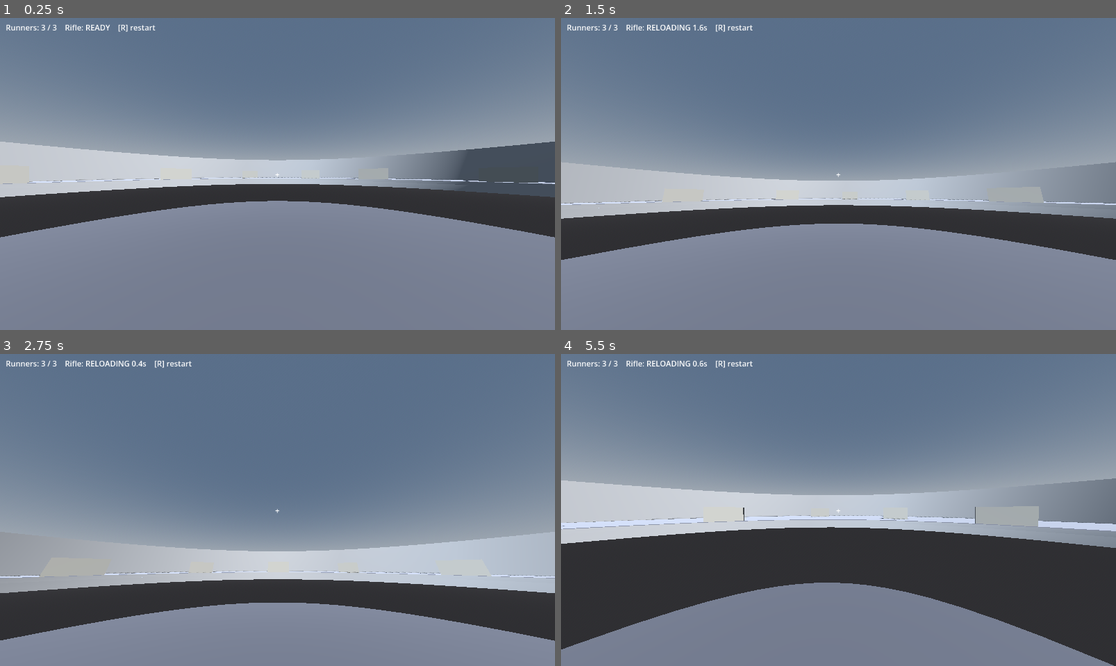
Above: before the commit, frames 1-4 (two rows, left to right).
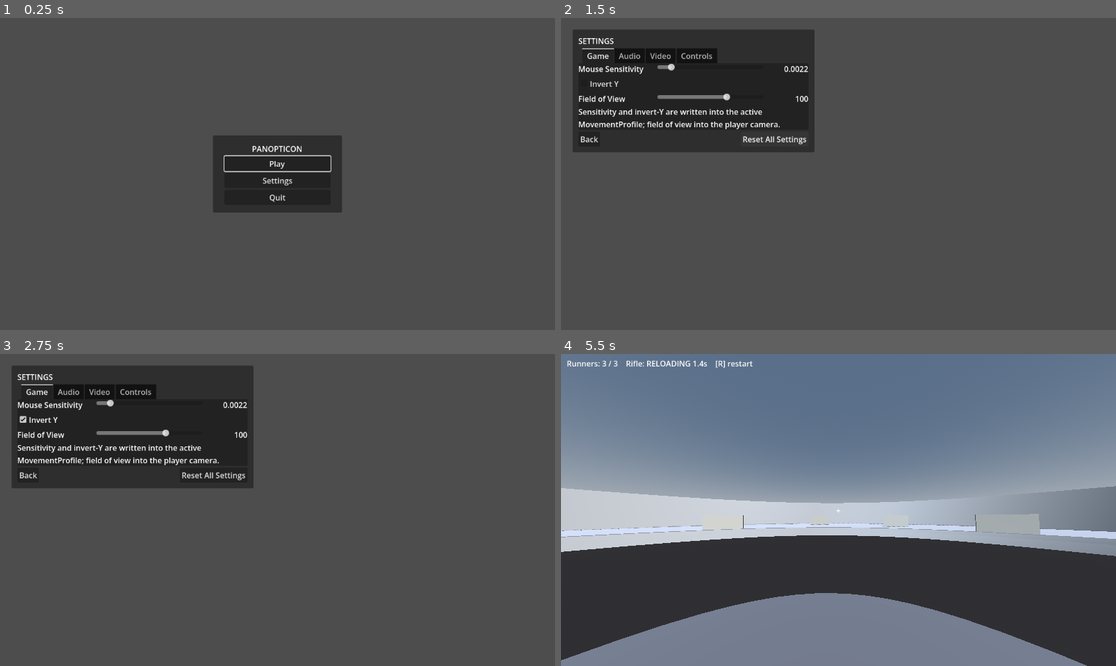
Above: after the commit, the same moments.

Repository: neotechnites/panopticon
Game: Godot game, scene res://scenes/ui/main_menu.tscn
Two runs of this game, one before a commit and one after it. Both use one fixed random seed, a clock stepped at 60 frames per second and the inputs below. Before the commit the project starts from res://scenes/match/match.tscn.
Inputs (mouse positions are in pixels of both pictures, inside the frame that each line leads up to):
- Up to frame 1 (0.25 s): no input
- Up to frame 2 (1.5 s): click (838, 180) at 0.5 s, where only the run after the commit has a clickable "Settings"; click (771, 139) at 1.25 s, where only the run after the commit has a clickable "Reset All Settings"
- Up to frame 3 (2.75 s): click (133, 419) at 2 s, where only the run after the commit has a clickable "Invert Y"
- Up to frame 4 (5.5 s): click (588, 475) at 2.75 s, where only the run after the commit has a clickable "Back"; click (838, 500) at 3.5 s, where only the run after the commit has a clickable "Play"; tap Enter at 4.25 s; move the mouse to (866, 510) at 4.27 s; hold W (move_forward) from 4.28 s (still down); click (866, 510) at 4.35 s; tap Space (jump) at 4.52, 5.27 s; move the mouse to (810, 510) at 5.02 s; tap Shift (sprint) at 5.1 s; click (810, 510) at 5.17 s

The runs differ from the first frame. In frame 1, 96% of the frame differs, in the area x 0-100%, y 0-100%; in frame 2, 99%; in frame 3, 99%; in frame 4, 11%.

Commit message:
Main menu, return-to-menu, and the audio buses the sliders were missing
Play / Settings / Quit, plain default-themed controls, no art. The menu builds the same
SettingsScreen class the pause menu builds rather than loading a copy, so the two cannot
drift apart.

The project shipped only a Master bus, so the Effects and Music sliders persisted and
drove nothing — the settings screen admitted as much on screen. Adding a bus layout is
configuration, not audio content. Godot resolves res://default_bus_layout.tres as an
engine default, so no project.godot entry was needed; the file at that exact path is
enough, and the harness confirms three buses at startup. The stale on-screen caveat now
hides itself, but the check behind it stays, so a deleted layout still reports itself.

Scene references at both ends are string paths rather than PackedScene exports. A
PackedScene at either end would close the resource graph into a cycle: menu -> match ->
pause menu -> menu.

Returning to the menu from a paused match unpauses the tree and restores the cursor
BEFORE changing scene. That ordering is the entire defence against arriving at a frozen
menu with no cursor.

Verification honesty worth keeping: Input.mouse_mode is a no-op under the headless driver
and reads back VISIBLE whatever is written, so a runtime assertion on it proves nothing.
The check therefore asserts the ORDERING against the source of return_to_main_menu()
instead, and says so rather than claiming a pass it did not earn. Still deserves one
manual pass in a real window before ship.

Main scene is now the menu.

Co-Authored-By: Claude Opus 5 (1M context) <noreply@anthropic.com>
Claude-Session: https://claude.ai/code/session_01XQcaRV7xNKbCLiSVFznt6T

Diff:
--- /dev/null
+++ b/default_bus_layout.tres
@@ -0,0 +1,35 @@
+[gd_resource type="AudioBusLayout" format=3]
+
+; PANOPTICON's audio buses.
+;
+; Picked up automatically: "audio/buses/default_bus_layout" already defaults to
+; res://default_bus_layout.tres, so this file needs no project.godot entry. The
+; engine loads it before the first scene, which is why GameSettings can resolve
+; the buses by name at apply time and find them there.
+;
+; Master is written out explicitly even though the engine would default it,
+; because a bus layout is read by people as configuration and a file that lists
+; two of three buses reads like a mistake.
+;
+; Effects and Music both send to Master, so the Master slider scales the other
+; two rather than competing with them.
+
+[resource]
+bus/0/name = &"Master"
+bus/0/solo = false
+bus/0/mute = false
+bus/0/bypass_fx = false
+bus/0/volume_db = 0.0
+bus/0/send = &"Master"
+bus/1/name = &"Effects"
+bus/1/solo = false
+bus/1/mute = false
+bus/1/bypass_fx = false
+bus/1/volume_db = 0.0
+bus/1/send = &"Master"
+bus/2/name = &"Music"
+bus/2/solo = false
+bus/2/mute = false
+bus/2/bypass_fx = false
+bus/2/volume_db = 0.0
+bus/2/send = &"Master"
--- a/project.godot
+++ b/project.godot
@@ -12,7 +12,7 @@
 
 config/name="Panopticon"
 config/description="A 3D first-person asymmetrical multiplayer game. One player occupies the tower at the centre; the others run the ring."
-run/main_scene="res://scenes/match/match.tscn"
+run/main_scene="res://scenes/ui/main_menu.tscn"
 config/features=PackedStringArray("4.7", "GL Compatibility")
 config/icon="res://icon.svg"
 
--- /dev/null
+++ b/scenes/ui/main_menu.tscn
@@ -0,0 +1,20 @@
+[gd_scene load_steps=4 format=3]
+
+[ext_resource type="Script" path="res://scripts/ui/main_menu.gd" id="1_main_menu"]
+[ext_resource type="Script" path="res://scripts/ui/settings_boot.gd" id="2_settings_boot"]
+[ext_resource type="Resource" path="res://scenes/player/default_movement_profile.tres" id="3_movement_profile"]
+
+[node name="MainMenu" type="Control"]
+process_mode = 3
+anchors_preset = 15
+anchor_right = 1.0
+anchor_bottom = 1.0
+grow_horizontal = 2
+grow_vertical = 2
+editor_description = "The game's entry point: run/main_scene points here. Play, Settings and Quit, in default-themed controls built by scripts/ui/main_menu.gd -- there is deliberately nothing laid out in this file, so restyling is a code change in one place rather than a scene diff. The settings screen is the SAME SettingsScreen class the pause menu builds, not a second copy of the UI. Neither the match nor the pause menu is referenced as a PackedScene here: they are named by path and loaded on demand, because main menu -> match -> pause menu -> main menu would otherwise be a cycle in the resource graph."
+script = ExtResource("1_main_menu")
+
+[node name="SettingsBoot" type="Node" parent="."]
+editor_description = "Applies the saved settings before the player has pressed anything, which is the only place it CAN happen: the match's own player does not exist yet when its sensitivity is chosen. movement_profile is the same default_movement_profile.tres instance scenes/player/player.tscn exports -- Godot hands back one cached object per resource path and this one is not local_to_scene -- so a sensitivity change made in this menu is already written into the profile the body reads the moment the match loads. camera is deliberately unset: there is no camera in a menu, and the match's own PauseMenu carries the field-of-view across for the same reason."
+script = ExtResource("2_settings_boot")
+movement_profile = ExtResource("3_movement_profile")
--- a/scripts/ui/game_settings.gd
+++ b/scripts/ui/game_settings.gd
@@ -55,10 +55,11 @@
 
 # --- Bus names ----------------------------------------------------------------
 #
-# Resolved by name at apply time and skipped when absent, because the project
-# currently ships no bus layout at all and therefore has only Master. Adding
-# Effects and Music later is a change to the bus layout and nothing else -- no
-# code here moves.
+# res://default_bus_layout.tres defines all three: Master, with Effects and Music
+# routed into it. They are still resolved by name at apply time and skipped when
+# absent, so this code is correct against a project that has lost or not yet
+# added the layout -- adding or removing a bus is a change to that file and
+# nothing else.
 
 const MASTER_BUS: StringName = &"Master"
 const EFFECTS_BUS: StringName = &"Effects"
--- /dev/null
+++ b/scripts/ui/main_menu.gd
@@ -0,0 +1,175 @@
+class_name MainMenu
+extends Control
+
+## The game's entry point: Play, Settings, Quit.
+##
+## Built in code, in plain default-themed controls, for the same reason
+## [SettingsScreen] is: the project is a greybox with no art direction, and a
+## [code].tscn[/code] full of hand-placed [Button]s is a diff nobody can read.
+## When there is a visual identity, this file is where the theme goes -- or it
+## is replaced wholesale by a designed scene calling the same three methods.
+##
+## [b]It reuses the settings screen, it does not have one of its own.[/b]
+## [method _build] constructs a [SettingsScreen], exactly as [PauseMenu] does,
+## so the screen the player sees from the menu and the screen they see mid-match
+## are the same class talking to the same [SettingsStore]. Loading
+## [code]scenes/ui/settings_screen.tscn[/code] here instead would work today and
+## drift tomorrow.
+##
+## [b]Scenes are named by path, never by [PackedScene].[/b] The menu starts the
+## match and [PauseMenu] comes back to the menu, so exporting a [PackedScene] at
+## either end would put [code]main_menu.tscn -> match.tscn -> pause_menu.tscn ->
+## main_menu.tscn[/code] in the resource graph -- a load-time cycle. A [String]
+## path resolved by [method SceneTree.change_scene_to_file] has no such edge.
+##
+## [b]It runs while paused.[/b] [member Node.process_mode] is
+## [constant Node.PROCESS_MODE_ALWAYS]. Nothing here should ever be loaded into
+## a paused tree -- [method PauseMenu.return_to_main_menu] unpauses first -- but
+## a menu whose buttons are dead is indistinguishable from a hung game, and this
+## is one line.
+
+## Emitted immediately before the match scene is requested.
+signal play_requested()
+
+## Emitted when the player chooses Quit, immediately before the tree quits, for
+## anything that must flush first.
+signal quit_requested()
+
+## The scene [method play] switches to. A path rather than a [PackedScene]; see
+## the note on cycles above.
+@export_file("*.tscn") var match_scene_path: String = "res://scenes/match/match.tscn"
+
+## The action that backs out of the settings screen. Matches
+## [member PauseMenu.toggle_action] so Escape means the same thing in both.
+@export var back_action: StringName = &"ui_cancel"
+
+var _store: SettingsStore = null
+var _main_panel: PanelContainer = null
+var _settings_screen: SettingsScreen = null
+var _play_button: Button = null
+
+
+func _ready() -> void:
+	process_mode = Node.PROCESS_MODE_ALWAYS
+	set_anchors_preset(Control.PRESET_FULL_RECT)
+	mouse_filter = Control.MOUSE_FILTER_STOP
+	_store = SettingsStore.instance()
+	# A menu always wants a cursor. Coming back from a match the mouse has
+	# already been released by PauseMenu, but a menu that depends on the scene
+	# before it having been polite is a menu that one day opens with no pointer.
+	Input.mouse_mode = Input.MOUSE_MODE_VISIBLE
+	_build()
+	_show_main()
+
+
+func _input(event: InputEvent) -> void:
+	if not event.is_action_pressed(back_action):
+		return
+	# A rebind in flight owns every key, Escape included.
+	if _settings_screen.is_capturing_input():
+		return
+	if not _settings_screen.visible:
+		return
+	get_viewport().set_input_as_handled()
+	_close_settings()
+
+
+# --- Actions ------------------------------------------------------------------
+
+## Write the settings file and switch to the match.
+##
+## The settings are saved first so the values the player just chose are on disk
+## before a scene change; the in-process [SettingsStore] is a static singleton
+## and survives the change either way, but a crash during the match must not
+## cost the player their sensitivity.
+func play() -> void:
+	_settings_screen.visible = false
+	_store.save_to_disk()
+	play_requested.emit()
+	var error: Error = get_tree().change_scene_to_file(match_scene_path)
+	if error != OK:
+		push_error("MainMenu could not load %s: %s" % [match_scene_path, error_string(error)])
+
+
+## Show the settings screen.
+func open_settings() -> void:
+	_main_panel.visible = false
+	_settings_screen.refresh()
+	_settings_screen.visible = true
+
+
+## Write the settings file and exit.
+func quit() -> void:
+	quit_requested.emit()
+	_store.save_to_disk()
+	get_tree().quit()
+
+
+## True while the settings screen is up.
+func is_showing_settings() -> bool:
+	return _settings_screen.visible
+
+
+# --- Construction -------------------------------------------------------------
+
+func _build() -> void:
+	_main_panel = PanelContainer.new()
+	_main_panel.name = "MainPanel"
+	_main_panel.set_anchors_preset(Control.PRESET_CENTER)
+	_main_panel.grow_horizontal = Control.GROW_DIRECTION_BOTH
+	_main_panel.grow_vertical = Control.GROW_DIRECTION_BOTH
+	add_child(_main_panel)
+
+	var margin: MarginContainer = MarginContainer.new()
+	margin.add_theme_constant_override(&"margin_left", 24)
+	margin.add_theme_constant_override(&"margin_right", 24)
+	margin.add_theme_constant_override(&"margin_top", 16)
+	margin.add_theme_constant_override(&"margin_bottom", 16)
+	_main_panel.add_child(margin)
+
+	var column: VBoxContainer = VBoxContainer.new()
+	margin.add_child(column)
+
+	var title: Label = Label.new()
+	title.text = "PANOPTICON"
+	title.horizontal_alignment = HORIZONTAL_ALIGNMENT_CENTER
+	column.add_child(title)
+
+	_play_button = _add_button(column, "Play", play)
+	_add_button(column, "Settings", open_settings)
+	_add_button(column, "Quit", quit)
+
+	_settings_screen = SettingsScreen.new()
+	_settings_screen.name = "SettingsScreen"
+	_settings_screen.visible = false
+	_settings_screen.closed.connect(_close_settings)
+	add_child(_settings_screen)
+
+
+func _add_button(parent: Container, text: String, handler: Callable) -> Button:
+	var button: Button = Button.new()
+	button.name = text
+	button.text = text
+	button.custom_minimum_size = Vector2(220.0, 0.0)
+	button.pressed.connect(handler)
+	parent.add_child(button)
+	return button
+
+
+# --- Navigation ---------------------------------------------------------------
+
+func _show_main() -> void:
+	_settings_screen.visible = false
+	_main_panel.visible = true
+	if _play_button != null:
+		_play_button.grab_focus()
+
+
+## Called both by the screen's Back button (which has already saved) and by
+## Escape (which has not), so it saves defensively.
+func _close_settings() -> void:
+	if not _settings_screen.visible:
+		return
+	_settings_screen.visible = false
+	_store.save_to_disk()
+	_show_main()
--- a/scripts/ui/pause_menu.gd
+++ b/scripts/ui/pause_menu.gd
@@ -21,6 +21,17 @@
 ## one, and a match that had the mouse captured gets it captured again --
 ## without this file knowing which case it is in.
 ##
+## [b]Leaving for the menu is a teardown, not a scene change.[/b]
+## [method return_to_main_menu] unpauses the tree and frees the mouse
+## [i]before[/i] asking for the new scene. Both matter and both are easy to
+## forget: a scene loaded into a paused tree arrives with every node's
+## [member Node.process_mode] inherited from a paused root and its buttons dead,
+## and a mouse left in [constant Input.MOUSE_MODE_CAPTURED] leaves the player
+## with no cursor to click them with. Together they are the classic frozen menu.
+## The match itself is freed by [method SceneTree.change_scene_to_file], which
+## releases the whole previous scene -- this node included -- at the end of the
+## frame.
+##
 ## [b]Pausing does the rest of the work.[/b] [member Node.process_mode] is
 ## [constant Node.PROCESS_MODE_ALWAYS] here and inherited everywhere else, so
 ## while [member SceneTree.paused] is true the player, the weapon and the bots
@@ -36,6 +47,10 @@
 ## anything that must flush first.
 signal quit_requested()
 
+## Emitted when the player chooses Main Menu, after the tree is unpaused and the
+## mouse released but before the scene change is requested.
+signal main_menu_requested()
+
 ## The action that toggles the menu. Left as an export so a scene can move it
 ## without touching this file.
 @export var toggle_action: StringName = &"ui_cancel"
@@ -49,6 +64,13 @@
 
 ## Optional. When set, the saved field of view is written into this camera.
 @export var camera: Camera3D
+
+## The scene [method return_to_main_menu] switches to. A path rather than a
+## [PackedScene] on purpose: the menu names the match and the match carries this
+## node, so a [PackedScene] export here would close the resource graph into a
+## cycle -- main menu, match, pause menu, main menu. A path has no such edge and
+## is resolved only when the player asks.
+@export_file("*.tscn") var main_menu_scene_path: String = "res://scenes/ui/main_menu.tscn"
 
 var _store: SettingsStore = null
 var _root: Control = null
@@ -168,6 +190,7 @@
 
 	_resume_button = _add_button(column, "Resume", close)
 	_add_button(column, "Settings", _open_settings)
+	_add_button(column, "Main Menu", return_to_main_menu)
 	_add_button(column, "Quit", _quit)
 
 	_settings_screen = SettingsScreen.new()
@@ -212,6 +235,47 @@
 	_show_main()
 
 
+## Tear the match down and go back to the main menu.
+##
+## The order is the whole point:
+## [codeblock]
+##   1. write the settings file   -- the match is about to stop existing
+##   2. unpause the tree          -- or the menu loads into a paused tree
+##   3. release the mouse         -- or the menu loads with no cursor
+##   4. change scene              -- frees the match at the end of the frame
+## [/codeblock]
+## The mouse is forced visible rather than restored to
+## [member _mouse_mode_before_open], because that value is whatever the match
+## was using -- normally [constant Input.MOUSE_MODE_CAPTURED] -- and a menu is
+## not a match. [method close] is not reused for the same reason.
+func return_to_main_menu() -> void:
+	if main_menu_scene_path.is_empty():
+		push_error("PauseMenu has no main_menu_scene_path; staying in the match.")
+		return
+
+	if _settings_screen != null and _settings_screen.visible:
+		# Leaving by this route must still write the file.
+		_settings_screen.close()
+		_settings_screen.visible = false
+	_store.save_to_disk()
+
+	_is_open = false
+	_apply_visibility(false)
+
+	var tree: SceneTree = get_tree()
+	tree.paused = false
+	Input.mouse_mode = Input.MOUSE_MODE_VISIBLE
+	closed.emit()
+	main_menu_requested.emit()
+
+	var error: Error = tree.change_scene_to_file(main_menu_scene_path)
+	if error != OK:
+		# The tree is already unpaused and the mouse already free, so the player
+		# is left standing in the match with a working cursor rather than in a
+		# half-torn-down state.
+		push_error("PauseMenu could not load %s: %s" % [main_menu_scene_path, error_string(error)])
+
+
 func _quit() -> void:
 	quit_requested.emit()
 	_store.save_to_disk()
--- a/scripts/ui/settings_screen.gd
+++ b/scripts/ui/settings_screen.gd
@@ -94,6 +94,7 @@
 	_syncing = false
 
 	_update_value_labels()
+	_update_audio_note()
 	if _keybind_panel != null:
 		_keybind_panel.refresh()
 
@@ -206,8 +207,8 @@
 
 	_audio_note = Label.new()
 	_audio_note.autowrap_mode = TextServer.AUTOWRAP_WORD_SMART
-	_audio_note.text = _missing_bus_note()
 	tab.add_child(_audio_note)
+	_update_audio_note()
 
 	return tab
 
@@ -386,13 +387,29 @@
 	return index if index >= 0 else 0
 
 
-## Names the buses the project has not defined yet, so a slider that currently
-## does nothing says so instead of looking broken.
+## Show the caveat only when it is true.
+##
+## It used to be permanent, because the project shipped no bus layout and two of
+## these three sliders drove nothing. res://default_bus_layout.tres now defines
+## Master, Effects and Music, so the normal state is silence -- an explanation of
+## a problem that no longer exists is worse than no explanation. The check itself
+## stays: if that file is ever deleted or renamed the sliders go quiet again,
+## and this is the only place the player would find out.
+func _update_audio_note() -> void:
+	if _audio_note == null:
+		return
+	var note: String = _missing_bus_note()
+	_audio_note.text = note
+	_audio_note.visible = not note.is_empty()
+
+
+## Names the buses the project does not define, or an empty string when all
+## three are present.
 static func _missing_bus_note() -> String:
 	var missing: PackedStringArray = PackedStringArray()
 	for bus_name: StringName in [GameSettings.MASTER_BUS, GameSettings.EFFECTS_BUS, GameSettings.MUSIC_BUS]:
 		if AudioServer.get_bus_index(bus_name) < 0:
 			missing.append(String(bus_name))
 	if missing.is_empty():
-		return "All three buses are present."
-	return "No audio bus named %s yet; that slider is saved but has nothing to drive until the bus layout adds it." % ", ".join(missing)
+		return ""
+	return "No audio bus named %s; that slider is saved but drives nothing until res://default_bus_layout.tres defines it." % ", ".join(missing)
Not shown, added: scripts/ui/main_menu.gd.uid
